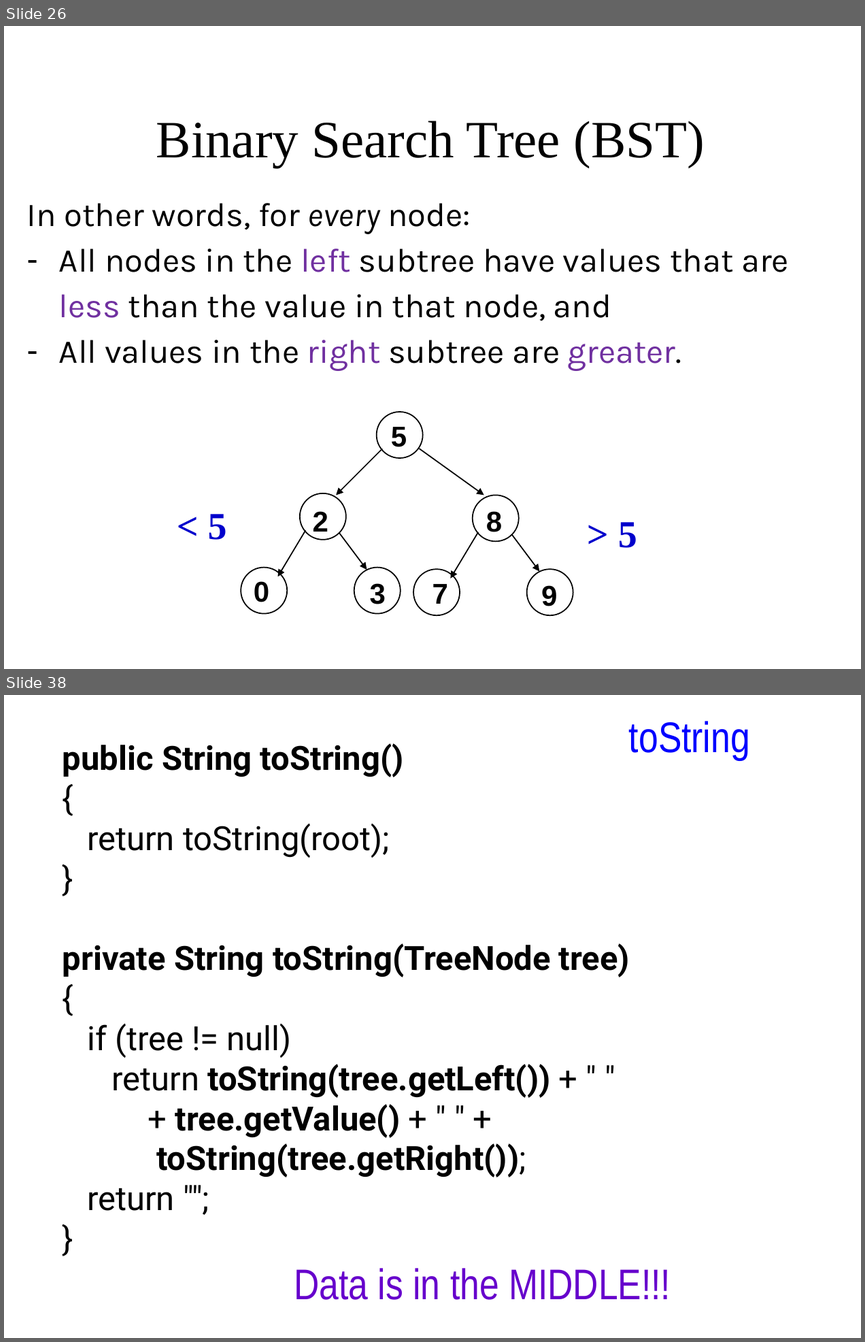
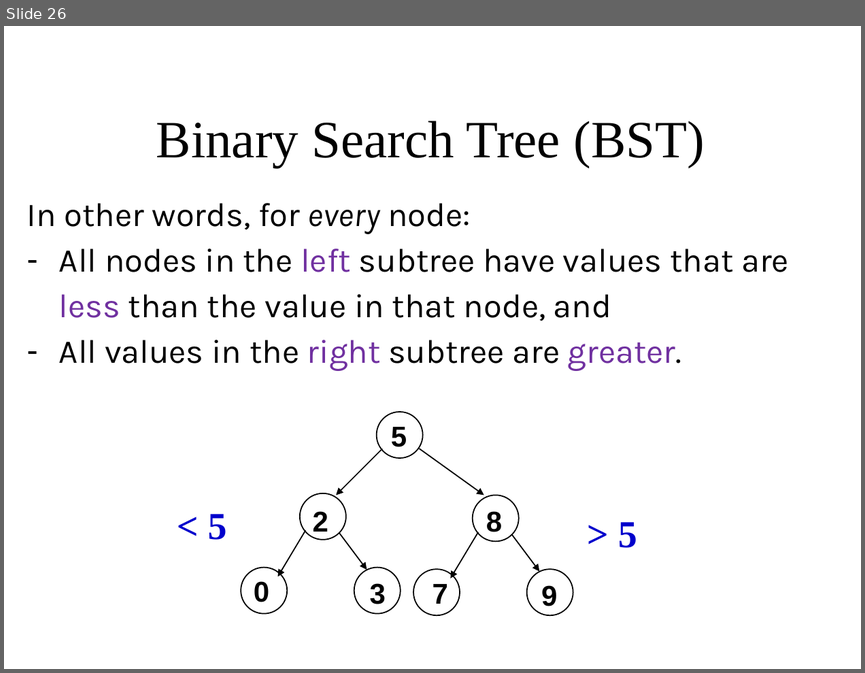
Before and after one commit to Cy-FairCS/cs3, a slide deck: u08a_bTrees/notes/_a - Classifying binary trees and Tree Traversal.pptx. Shown one above the other, each under a label of ours: slides 26 and 38 before the commit, slide 26 after it; the slides between them are not shown. The pictures are 865x1342 and 865x673 pixels, drawn with LibreOffice and Linux fonts; fonts in the diff are those of the drawing. Boxes give left, top, right and bottom in pixels: in the first picture for what was removed or moved away, otherwise in the second. Text is boxed around its words. In the diff, an @@ line names an element or a change of style, - is before the commit and + after.

```diff
--- a/u08a_bTrees/notes/_a - Classifying binary trees and Tree Traversal.pptx
+++ b/u08a_bTrees/notes/_a - Classifying binary trees and Tree Traversal.pptx
@@ slide 38 removed at (x1=4, y1=695, x2=861, y2=1338), background #FFFFFF @@
@@ text removed at (x1=629, y1=721, x2=750, y2=760) @@
-toString
@@ text removed at (x1=62, y1=743, x2=630, y2=1210) @@
-public String toString()
-{
-return toString(root);
-}
-private String toString(TreeNode tree)
-{
-if (tree != null)
-return toString(tree.getLeft()) + " "
-+ tree.getValue() + " " +
-toString(tree.getRight());
-return "";
-}
@@ text removed at (x1=294, y1=1268, x2=670, y2=1300) @@
-Data is in the MIDDLE!!!
```
Also in this commit, not shown: 3 slides changed, 16 slides added, 11 other slides removed, 1 other file.
